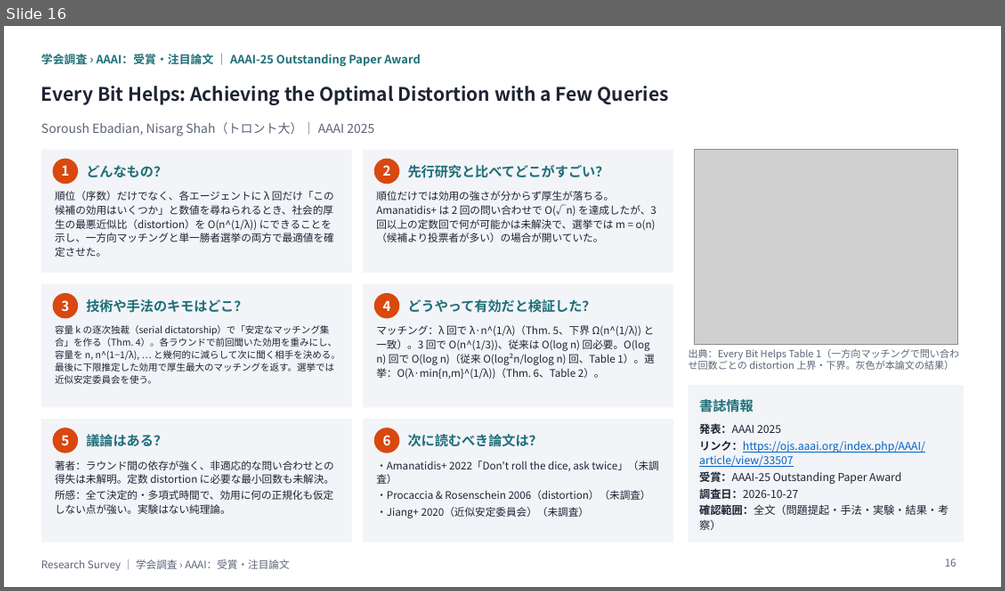
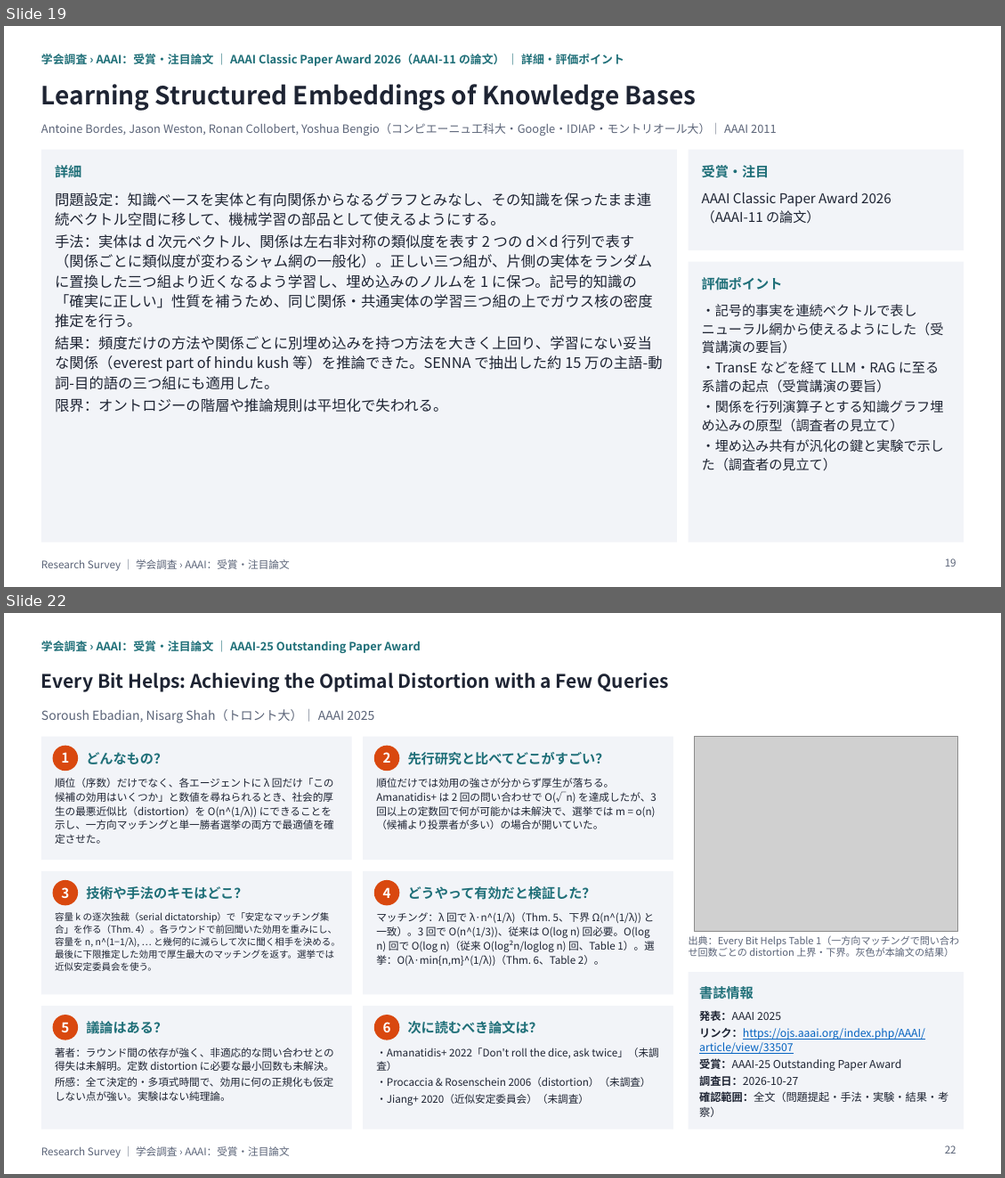
Before and after one commit to create-alt/researches, a slide deck: aaai/aaai.pptx. Shown one above the other, each under a label of ours: slide 16 before the commit, slides 19 and 22 after it; the slides between them are not shown. The pictures are 1005x591 and 1005x1178 pixels, drawn with LibreOffice and Linux fonts; fonts in the diff are those of the drawing; grey boxes stand for pictures. Boxes give left, top, right and bottom in pixels: in the first picture for what was removed or moved away, otherwise in the second. Text is boxed around its words. In the diff, an @@ line names an element or a change of style, - is before the commit and + after.

```diff
--- a/aaai/aaai.pptx
+++ b/aaai/aaai.pptx
@@ slide 19 added at <box>4,26,1001,587</box>, background #FFFFFF @@
@@ text added at <box>41,54,624,66</box>, 11 pt, text #1F6F78, bold @@
+学会調査 › AAAI：受賞・注目論文 ｜ AAAI Classic Paper Award 2026（AAAI-11 の論文） ｜ 詳細・評価ポイント
@@ text added at <box>41,84,696,111</box>, 24 pt, text #1E2433, bold @@
+Learning Structured Embeddings of Knowledge Bases
@@ text added at <box>41,123,777,135</box>, 11 pt, text #5B6478 @@
+Antoine Bordes, Jason Weston, Ronan Collobert, Yoshua Bengio（コンピエーニュ工科大・Google・IDIAP・モントリオール大）｜ AAAI 2011
@@ rectangle added at <box>41,150,677,542</box>, fill #F2F4F8 @@
@@ rectangle added at <box>688,150,963,250</box>, fill #F2F4F8 @@
@@ text added at <box>55,162,81,180</box>, 13 pt, text #1F6F78, bold @@
+詳細
@@ text added at <box>702,165,769,178</box>, 13 pt, text #1F6F78, bold @@
+受賞・注目
@@ text added at <box>55,192,663,412</box>, 14 pt, text #1E2433 @@
+問題設定：知識ベースを実体と有向関係からなるグラフとみなし、その知識を保ったまま連続ベクトル空間に移して、機械学習の部品として使えるようにする。
+手法：実体は d 次元ベクトル、関係は左右非対称の類似度を表す 2 つの d×d 行列で表す（関係ごとに類似度が変わるシャム網の一般化）。正しい三つ組が、片側の実体をランダムに置換した三つ組より近くなるよう学習し、埋め込みのノルムを 1 に保つ。記号的知識の「確実に正しい」性質を補うため、同じ関係・共通実体の学習三つ組の上でガウス核の密度推定を行う。
+結果：頻度だけの方法や関係ごとに別埋め込みを持つ方法を大きく上回り、学習にない妥当な関係（everest part of hindu kush 等）を推論できた。SENNA で抽出した約 15 万の主語-動詞-目的語の三つ組にも適用した。
+限界：オントロジーの階層や推論規則は平坦化で失われる。
@@ text added at <box>702,192,891,224</box>, 13 pt, text #1E2433 @@
+AAAI Classic Paper Award 2026（AAAI-11 の論文）
@@ rectangle added at <box>688,262,963,542</box>, fill #F2F4F8 @@
@@ text added at <box>702,277,783,290</box>, 13 pt, text #1F6F78, bold @@
+評価ポイント
@@ text added at <box>702,304,944,471</box>, 13 pt, text #1E2433 @@
+・記号的事実を連続ベクトルで表しニューラル網から使えるようにした（受賞講演の要旨）
+・TransE などを経て LLM・RAG に至る系譜の起点（受賞講演の要旨）
+・関係を行列演算子とする知識グラフ埋め込みの原型（調査者の見立て）
+・埋め込み共有が汎化の鍵と実験で示した（調査者の見立て）
@@ text added at <box>41,559,289,571</box>, 10 pt, text #5B6478 @@
+Research Survey ｜ 学会調査 › AAAI：受賞・注目論文
@@ page number added at <box>945,558,956,566</box>, 10 pt, text #5B6478 @@
+19
@@ what was slide 16 is now slide 22 @@
@@ page number at <box>945,1145,956,1153</box>: text changed @@
-16
+22
```
Also in this commit, not shown: 5 slides changed, 7 other slides added, 9 other files.
